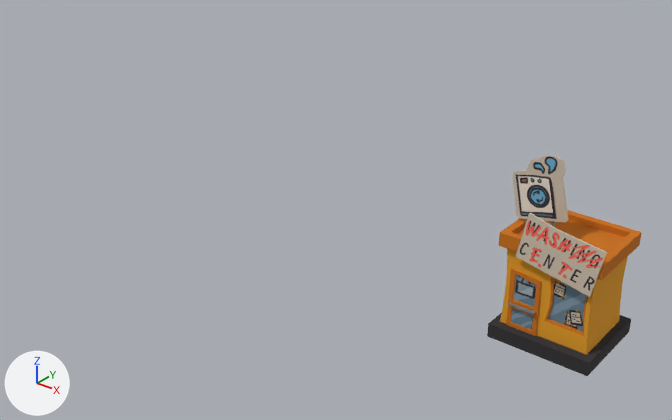
Before and after pictures for a commit that changed the FBX model Overwatered/Assets/_Overwatered_Root/Art/3D/Environment/SM_WashingCenter.fbx.
Both versions are drawn from a camera (50 mm lens) standing at (11.25, -20.09, 13.43) and looking at (-3.44, -1.73, 2.05). Arrows for +X, +Y and +Z are at lower left; the lights stay in place. The older version comes first. Where no turn or scale is listed for an object, it has been applied to the vertices.

The scene before the commit, as lines of its bpy script (objects in view):
```python
me_cube_004 = bpy.data.meshes.new('Cube.004')
me_cube_004.from_pydata(...)  # a box spanning x -1.43..1.43, y -1.29..1.29, z -0.2..0.2
me_cube_004.materials.append(mat_material)  # picture img_tiendasv1_png
me_cube_021 = bpy.data.meshes.new('Cube.021')
me_cube_021.from_pydata(...)  # 232 vertices, 218 faces; spans x -146.0..160.0, y 0.0..469.0, z -87.0..144.0
# faces by material slot: [213, 5]
me_cube_021.materials.append(mat_material)  # picture img_tiendasv1_png
me_cube_021.materials.append(mat_material_001)  # picture img_tiendasv1_png
ob_cube_002 = bpy.data.objects.new('Cube.002', me_cube_004)
ob_cube_002.location = (2.78, 0.0, -0.2)
ob_wash_003 = bpy.data.objects.new('wash.003', me_cube_021)
ob_wash_003.location = (2.6, 0.26, 0.0)
ob_wash_003.rotation_euler = (1.571, 0.0, 0.0)  # degrees (90, 0, 0)
ob_wash_003.scale = (0.01, 0.01, 0.01)
```
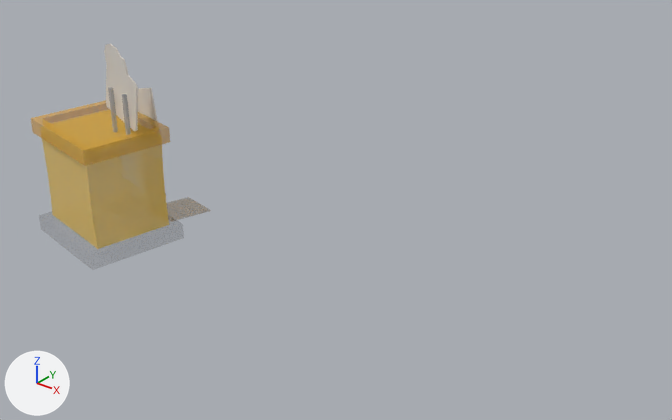
Pixel boxes [x1, y1, x2, y2] of what changed, in the pictures (672 x 420 px; the box of a moved part takes in the faces that stretch with it):
'wash.003', surface changed, recoloured, moved, turned, rescaled: before [499, 155, 642, 355]; after [40, 44, 169, 249]
'Cube.002', deleted: before [487, 313, 631, 376]
part 1 of me_cube_021, moved or reshaped: before [499, 155, 642, 355]; after [40, 44, 169, 249]
part 2 of me_cube_021, recoloured: before [499, 155, 642, 355]; after [40, 44, 169, 249]
part 3 of me_cube_021, recoloured: before [511, 274, 587, 331]

The change, as a list of edits to the scene's bpy script:
```text
Change img_tiendasv1_png:
    img_tiendasv1_png: load_image('TiendasV1.png', '../../Textures/TiendasV1.png', 1294, 1354, 'sRGB') -> load_image('TiendasV1.png', '../../Textures/TiendasV1.png', 1294, 1354, 'Non-Color')
Add mat_material_009:
    mat_material_009 = bpy.data.materials.new('Material.009')
    # uses the picture img_tiendasv1_png
Add mat_material_010:
    mat_material_010 = bpy.data.materials.new('Material.010')
    # uses the picture img_tiendasv1_png
Change me_cube_021:
    used by ob_wash_003; location = (2.6, 0.26, 0.0); rotation_euler = (1.571, 0.0, 0.0), in degrees (90, 0, 0); scale = (0.01, 0.01, 0.01)
    remove me_cube_021.from_pydata(...)  # 232 vertices, 218 faces; spans x -146.0..160.0, y 0.0..469.0, z -87.0..144.0
    add me_cube_021.from_pydata(...)  # 232 vertices, 218 faces; spans x -199.0..182.0, y 0.0..586.0, z -179.0..109.0
    me_cube_021 part 1: the whole mesh is turned -180 degrees about the y axis through the mesh origin and scaled by 1.25
    me_cube_021 part 2: all 213 faces that had it switch from mat_material (picture img_tiendasv1_png) to mat_material_009
    me_cube_021 part 3: all 5 faces that had it switch from mat_material_001 (picture img_tiendasv1_png) to mat_material_010
Remove ob_cube_002:
    ob_cube_002 = bpy.data.objects.new('Cube.002', me_cube_004)
    ob_cube_002.location = (2.78, 0.0, -0.2)
Change ob_wash_003:
    ob_wash_003.location: (2.6, 0.26, 0.0) -> (-11.03, -4.02, 0.09)
    ob_wash_003.rotation_euler: (1.571, 0.0, 0.0) -> (1.571, 0.0, -0.188)  # degrees (90, 0, 0) -> degrees (90, 0, -11)
```
